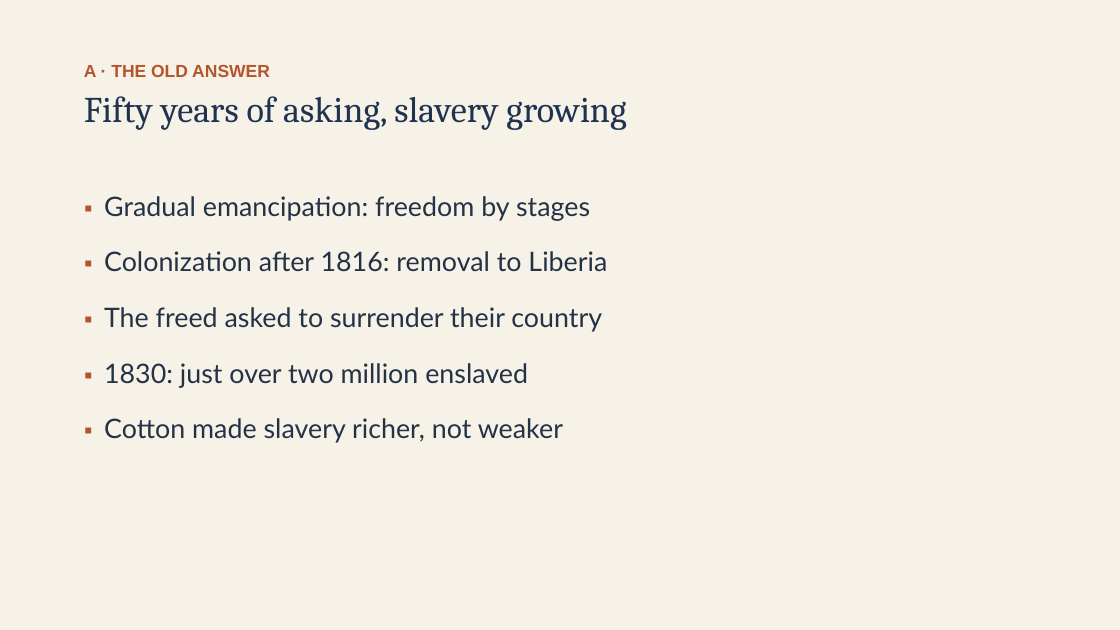
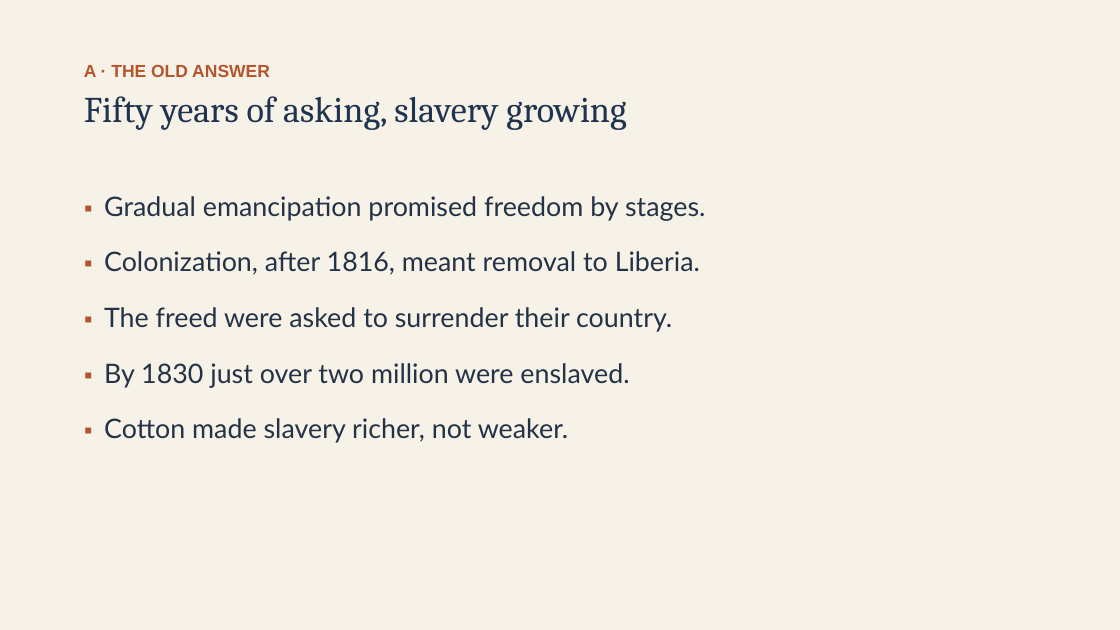
Before and after one commit to ab17gthb/humanities-curriculum-group, a slide deck: slide 5 of jackson-reform/lesson-07/lesson-07-slides.pptx. Drawn at 1120x630 pixels with LibreOffice and Linux fonts; fonts in the diff are those of the drawing. Boxes give left, top, right and bottom in pixels: in the first picture for what was removed or moved away, otherwise in the second. Text is boxed around its words. In the diff, an @@ line names an element or a change of style, - is before the commit and + after.

```diff
--- a/jackson-reform/lesson-07/lesson-07-slides.pptx
+++ b/jackson-reform/lesson-07/lesson-07-slides.pptx
@@ text at box(104, 196, 705, 443): text changed @@
-▪ Gradual emancipation: freedom by stages
-▪ Colonization after 1816: removal to Liberia
-▪ The freed asked to surrender their country
-▪ 1830: just over two million enslaved
-▪ Cotton made slavery richer, not weaker
+▪ Gradual emancipation promised freedom by stages.
+▪ Colonization, after 1816, meant removal to Liberia.
+▪ The freed were asked to surrender their country.
+▪ By 1830 just over two million were enslaved.
+▪ Cotton made slavery richer, not weaker.
```
Also in this commit, not shown: 7 other slides changed, 6 other files.
